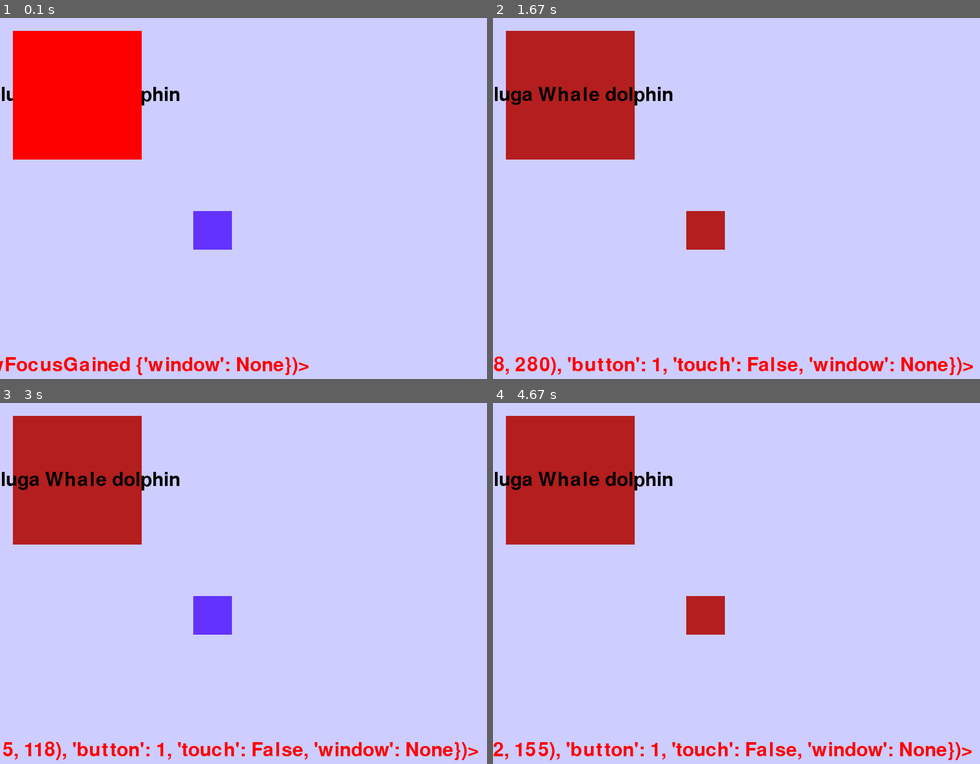
Above: before the commit, frames 1-4 (two rows, left to right).
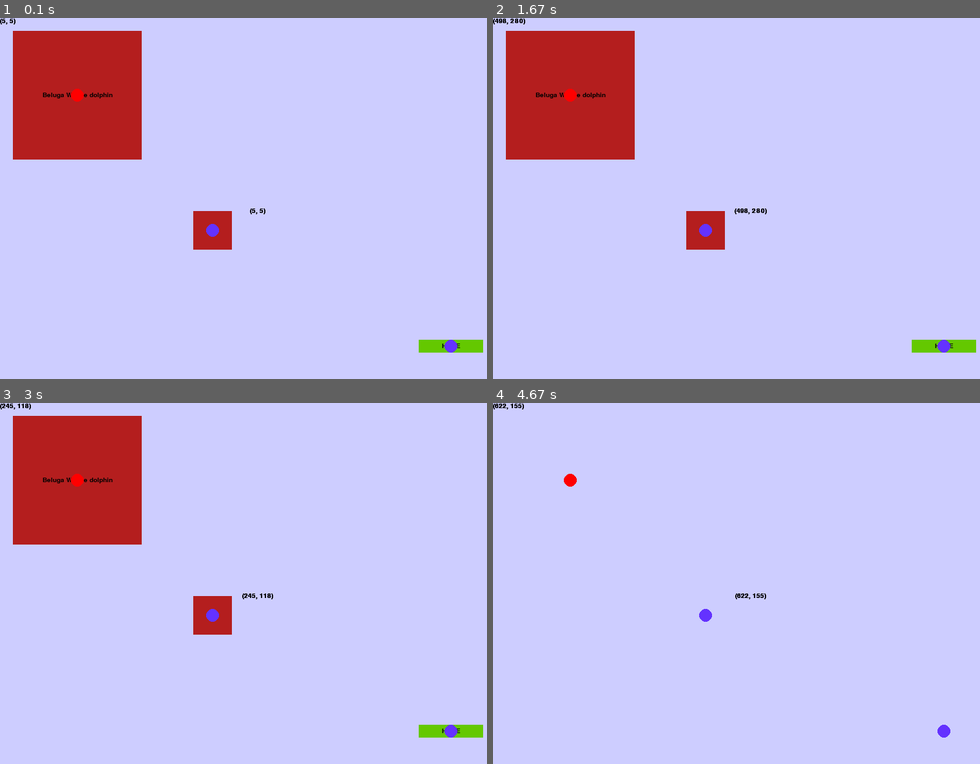
Above: after the commit, the same moments.

Repository: samuelbigio/DrumLooper
Game: pygame game, started from Main/main.py
The game is run twice, just before and just after one commit, with the same random seed, the same clock (stepped at 60 frames per second) and the same inputs.
Inputs (mouse positions are in pixels of both pictures, inside the frame that each line leads up to):
- Up to frame 1 (0.1 s): no input
- Up to frame 2 (1.67 s): press the mouse at (629, 212) at 0.37 s; move the mouse to (712, 256) at 0.47 s; release the mouse at (799, 295) at 0.6 s; click (931, 256) at 0.72 s; click (648, 72) at 1.05 s; click (814, 198) at 1.38 s
- Up to frame 3 (3 s): click (150, 532) at 1.72 s; click (394, 449) at 2.05 s; click (306, 677) at 2.38 s; click (155, 478) at 2.72 s
- Up to frame 4 (4.67 s): click (838, 486) at 3.05 s; click (867, 536) at 3.38 s; click (941, 511) at 3.72 s; click (785, 518) at 4.05 s; click (892, 504) at 4.38 s

The runs differ from the first frame. In frame 1, 12% of the frame differs, in the area x 0-100%, y 0-99%; in frame 2, 3.0%; in frame 3, 3.6%; in frame 4, 12%, in the area x 0-99%, y 0-99%.

Commit message:
Testing version Control on Pycharm

Diff:
--- a/Main/Buttons.py
+++ b/Main/Buttons.py
@@ -1,10 +1,11 @@
 import pygame
 
 
-class Btn:
+class toggleButton:
 
     def __init__(self,game):
         self.game = game
+        self.toggleState=0
 
 
 
@@ -13,15 +14,29 @@
 
         mouse = pygame.mouse.get_pos()
         click = pygame.mouse.get_pressed()
-        pygame.draw.rect(self.game.gameDisplay, deafultColor, (x, y, w, h))
-        TextSurf, TextRect = self.game.text_objects(name, self.game.largeText)
-        TextRect.center = ((x + w / 2), (y + h / 2))
-        self.game.gameDisplay.blit(TextSurf, TextRect)
 
-        if mouse[0] < (x + w) and (y + h > mouse[1]):
-            pygame.draw.rect(self.game.gameDisplay, otherColor, (x, y, w, h))
+        TextSurf2, TextRect2 = self.game.text_objects(str(mouse), self.game.largeText)
+        self.game.gameDisplay.blit(TextSurf2, TextRect2)
+        TextRect2.center = ((self.game.displayW/ 2), (self.game.displayH / 2))
+        self.game.gameDisplay.blit(TextSurf2, TextRect2)
+        if self.toggleState ==0:
+            pygame.draw.rect(self.game.gameDisplay, deafultColor, (x, y, w, h))
+
+            TextSurf, TextRect = self.game.text_objects(name, self.game.largeText)
+
+            TextRect.center = ((x + w / 2), (y + h / 2))
+
+            self.game.gameDisplay.blit(TextSurf, TextRect)
+
+        if (    ( mouse[0] < (x + w) or mouse[0] > x ) and ( mouse[1] < (y+h) or mouse[1] > y ) ):
+            pygame.draw.circle(self.game.gameDisplay, otherColor, (x + w / 2, y + h / 2), 10)
+            #pygame.draw.rect(self.game.gameDisplay, otherColor, (x, y, w, h))
             # pygame.draw.circle(gameDisplay,otherColor,(x+w/2,y+h/2),10)
-            if click[0] == 1:
+            if click[0] == 1  :
+
+                self.toggleState = self.toggleState ^ 1
                 # pass #is clicked
-                pygame.mixer_music.play(-1)
-                pygame.draw.rect(self.game.gameDisplay, self.game.white, (x, y, w, h))
+                #pygame.mixer_music.play(-1)
+
+                #pygame.draw.circle(self.game.gameDisplay, otherColor, (x + w / 2, y + h / 2), 10)
+                #pygame.draw.rect(self.game.gameDisplay, self.game.white, (x, y, w, h))
--- a/Main/PygameInit.py
+++ b/Main/PygameInit.py
@@ -1,5 +1,5 @@
 import pygame
-from Buttons import  Btn
+from Buttons import toggleButton
 
 
 class Game:
@@ -16,7 +16,7 @@
         self.red = (180, 30, 30)
         self.bright_red = (255, 0, 0)
 
-        self.largeText = pygame.font.Font('freesansbold.ttf', 30)
+        self.largeText = pygame.font.Font('freesansbold.ttf', 10)
 
         self.gameDisplay = pygame.display.set_mode((self.displayW, self.displayH))
 
@@ -24,7 +24,9 @@
 
         self.clock = pygame.time.Clock()
 
-        self.butt = Btn(self)
+        self.butt1 = toggleButton(self)
+        self.butt2 = toggleButton(self)
+        self.butt3 = toggleButton(self)
 
 
 
@@ -44,12 +46,14 @@
 
                 self.gameDisplay.fill(self.white)
 
-                self.butt.button("Beluga Whale dolphin", 20, 20, 200, 200, self.red, self.bright_red)
-                self.butt.button("", 300, 300, 60, 60, self.red, (100, 50, 255))
+                self.butt1.button("Beluga Whale dolphin", 20, 20, 200, 200, self.red, self.bright_red)
+                self.butt2.button("", 300, 300, 60, 60, self.red, (100, 50, 255))
 
-                TextSurf, TextRect = self.text_objects(str(event), self.largeText,self.bright_red)
-                TextRect.center = ((self.displayW / 10), (self.displayH * .9))
-                self.gameDisplay.blit(TextSurf, TextRect)
+                self.butt3.button("HUGE", 650, 500, 100, 20, (100,200,0), (100, 50, 255))
+
+                #TextSurf, TextRect = self.text_objects(str(event), self.largeText,self.bright_red)
+                #TextRect.center = ((self.displayW / 10), (self.displayH * .9))
+                #self.gameDisplay.blit(TextSurf, TextRect)
 
 
 
